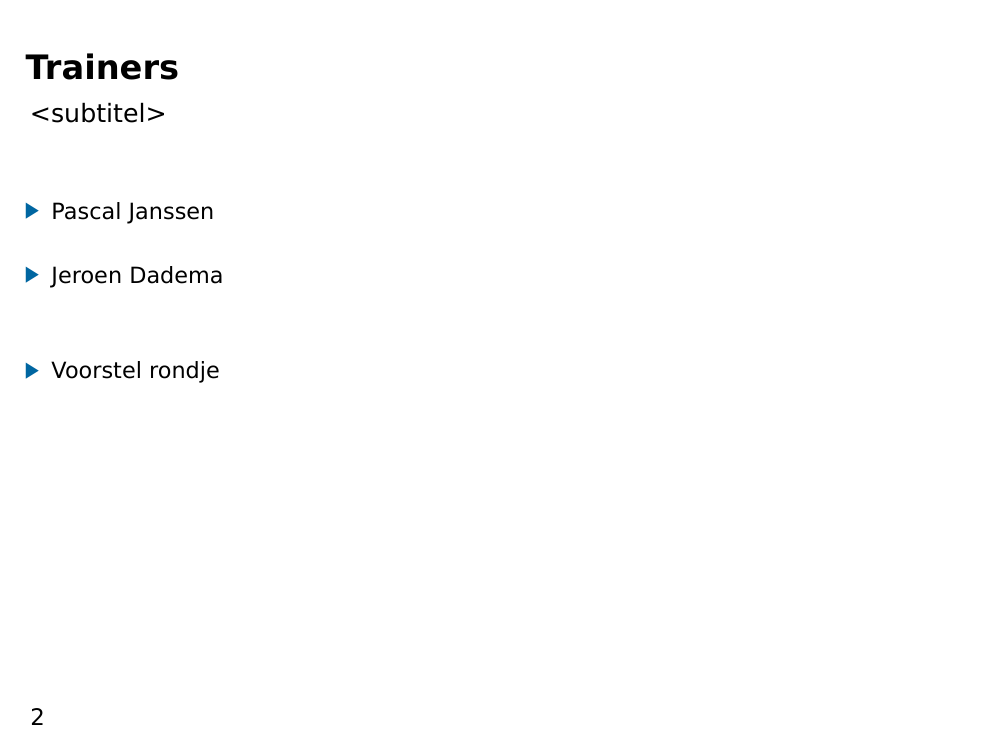
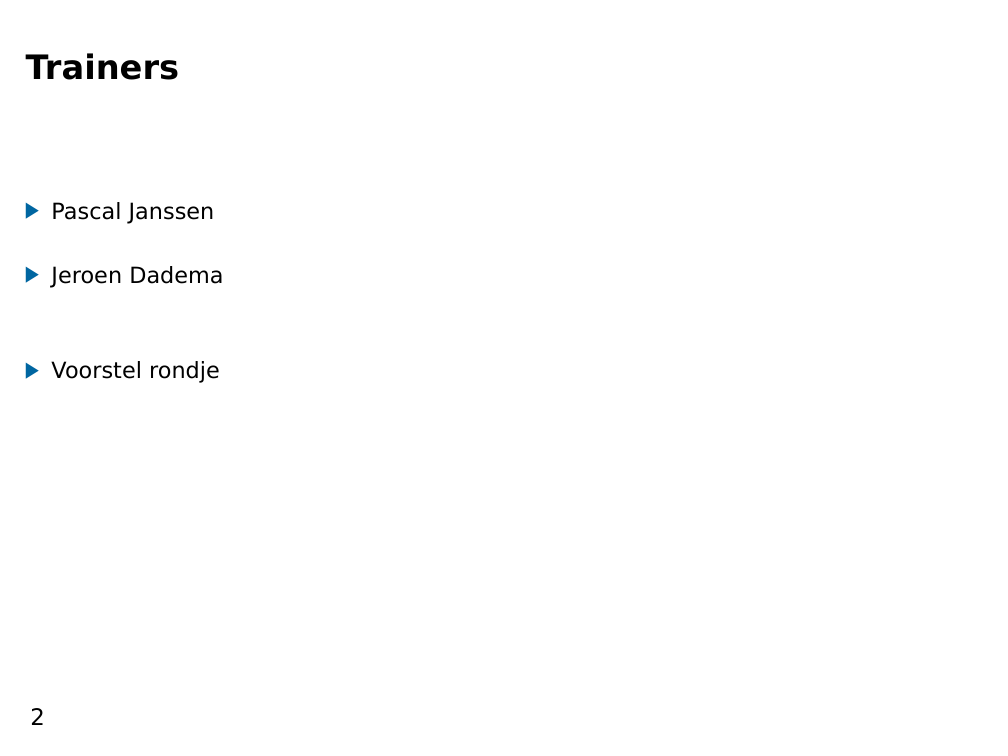
Before and after one commit to pawjanssen/javascript_training, a slide deck: slide 2 of opdrachten/Presentaties/intro_dag_1.odp. Drawn at 1008x756 pixels with LibreOffice and Linux fonts; fonts in the diff are those of the drawing; background and template pictures are left out. Boxes give left, top, right and bottom in pixels: in the first picture for what was removed or moved away, otherwise in the second. Text is boxed around its words. In the diff, an @@ line names an element or a change of style, - is before the commit and + after.

```diff
--- a/opdrachten/Presentaties/intro_dag_1.odp
+++ b/opdrachten/Presentaties/intro_dag_1.odp
@@ text removed at [30,102,167,123] @@
-<subtitel>
```
Also in this commit, not shown: 1 other slide changed, 14 other files.
